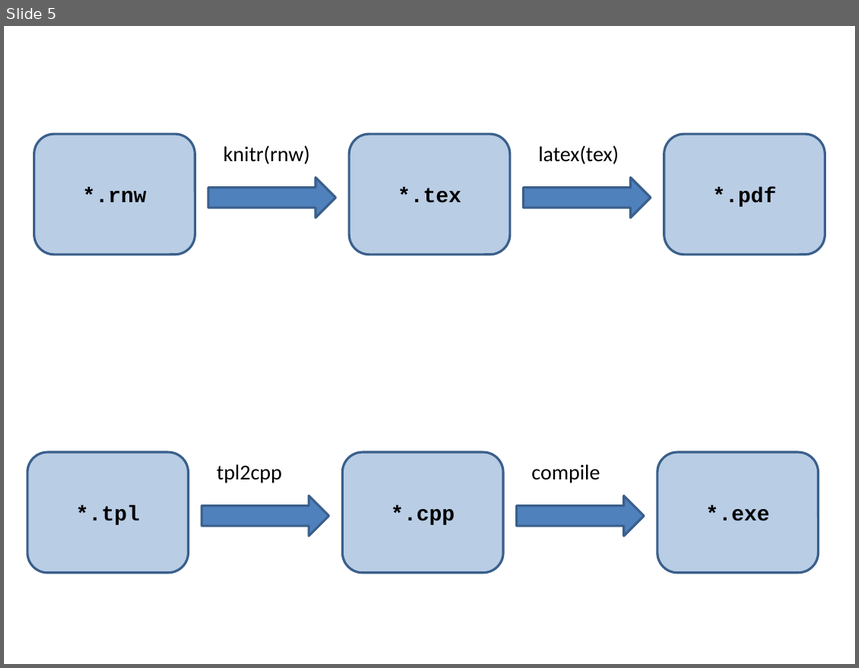
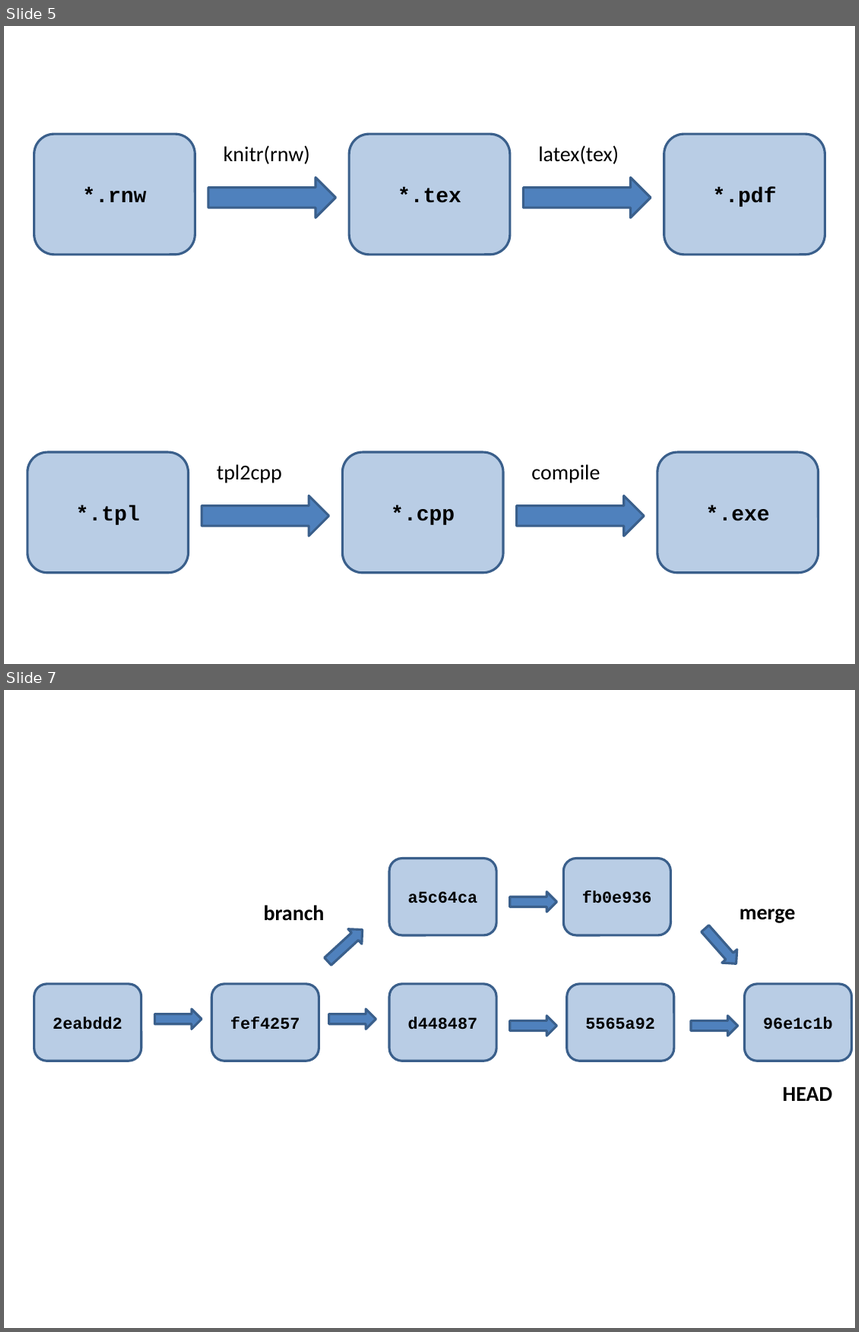
Before and after one commit to AdamCottrill/QFC_Workshop, a slide deck: PresentationFigures.pptx. Shown one above the other, each under a label of ours: slide 5 before the commit, slides 5 and 7 after it; the slides between them are not shown. The pictures are 859x668 and 859x1332 pixels, drawn with LibreOffice and Linux fonts; fonts in the diff are those of the drawing. Boxes give left, top, right and bottom in pixels: in the first picture for what was removed or moved away, otherwise in the second. Text is boxed around its words. In the diff, an @@ line names an element or a change of style, - is before the commit and + after.

```diff
--- a/PresentationFigures.pptx
+++ b/PresentationFigures.pptx
@@ slide 7 added at (x1=4, y1=690, x2=855, y2=1328), background #FFFFFF @@
@@ rounded rectangle added at (x1=389, y1=859, x2=496, y2=936), fill #B9CDE5, outline #3A5F8C 2 pt, 14 pt, text #000000, bold @@
+a5c64ca
@@ rounded rectangle added at (x1=563, y1=859, x2=671, y2=936), fill #B9CDE5, outline #3A5F8C 2 pt, 14 pt, text #000000, bold @@
+fb0e936
@@ right arrow added at (x1=509, y1=891, x2=557, y2=912), fill #4F81BD, outline #3A5F8C 2 pt @@
@@ text added at (x1=264, y1=905, x2=325, y2=921), 18 pt, text #000000, bold @@
+branch
@@ text added at (x1=740, y1=909, x2=796, y2=923), 18 pt, text #000000, bold @@
+merge
@@ right arrow added at (x1=321, y1=923, x2=369, y2=970), fill #4F81BD, outline #3A5F8C 2 pt @@
@@ right arrow added at (x1=698, y1=922, x2=744, y2=970), fill #4F81BD, outline #3A5F8C 2 pt @@
@@ rounded rectangle added at (x1=34, y1=983, x2=141, y2=1061), fill #B9CDE5, outline #3A5F8C 2 pt, 14 pt, text #000000, bold @@
+2eabdd2
@@ rounded rectangle added at (x1=211, y1=983, x2=319, y2=1061), fill #B9CDE5, outline #3A5F8C 2 pt, 14 pt, text #000000, bold @@
+fef4257
@@ rounded rectangle added at (x1=389, y1=983, x2=496, y2=1061), fill #B9CDE5, outline #3A5F8C 2 pt, 14 pt, text #000000, bold @@
+d448487
@@ rounded rectangle added at (x1=566, y1=983, x2=674, y2=1061), fill #B9CDE5, outline #3A5F8C 2 pt, 14 pt, text #000000, bold @@
+5565a92
@@ rounded rectangle added at (x1=744, y1=983, x2=852, y2=1061), fill #B9CDE5, outline #3A5F8C 2 pt, 14 pt, text #000000, bold @@
+96e1c1b
@@ right arrow added at (x1=154, y1=1009, x2=202, y2=1030), fill #4F81BD, outline #3A5F8C 2 pt @@
@@ right arrow added at (x1=329, y1=1009, x2=376, y2=1030), fill #4F81BD, outline #3A5F8C 2 pt @@
@@ right arrow added at (x1=509, y1=1016, x2=557, y2=1037), fill #4F81BD, outline #3A5F8C 2 pt @@
@@ right arrow added at (x1=691, y1=1016, x2=737, y2=1037), fill #4F81BD, outline #3A5F8C 2 pt @@
@@ text added at (x1=783, y1=1087, x2=833, y2=1101), 18 pt, text #000000, bold @@
+HEAD
```
Also in this commit, not shown: 1 other slide added, 10 other files.
